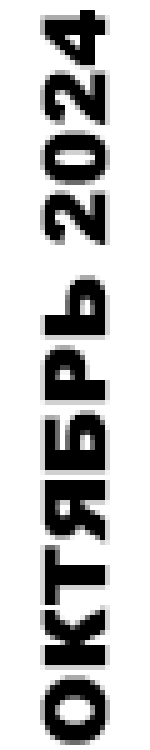
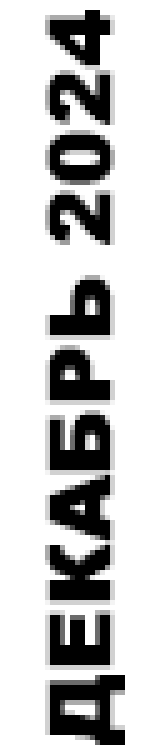
The second 150 × 750 image is a revision of the first. Changes to its layers:
renamed "ОКТЯБРЬ 2024" to "ДЕКАБРЬ 2024", painted on it over box(40, 10, 125, 745)
